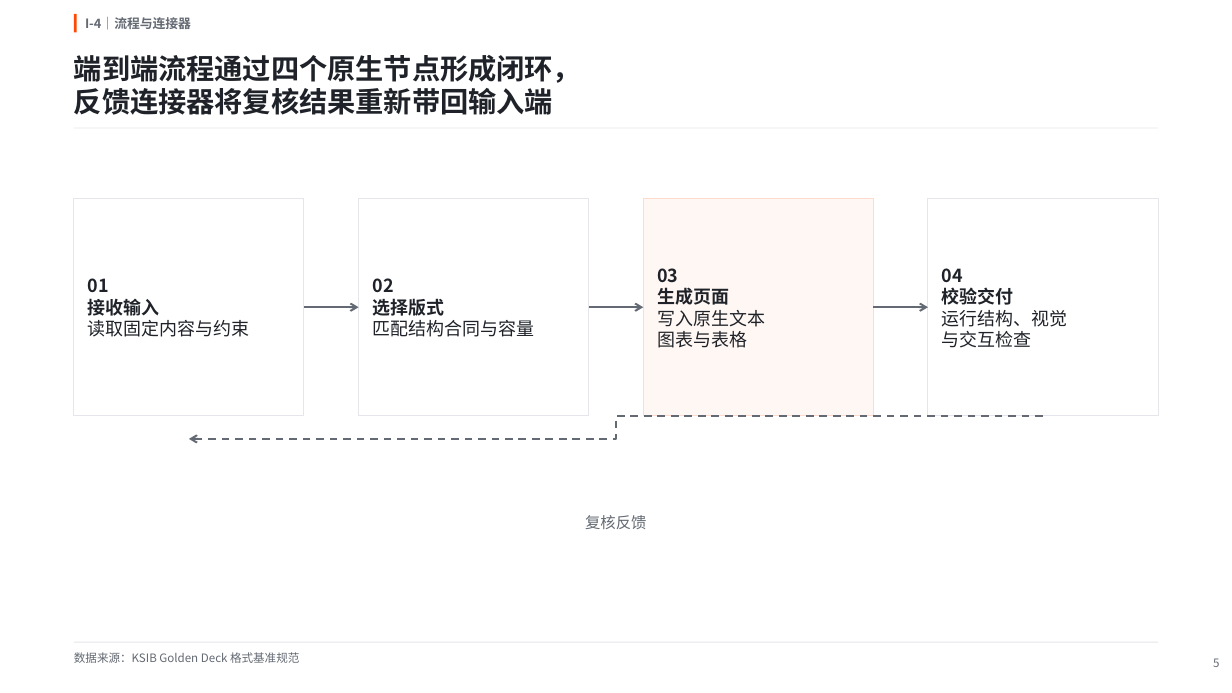
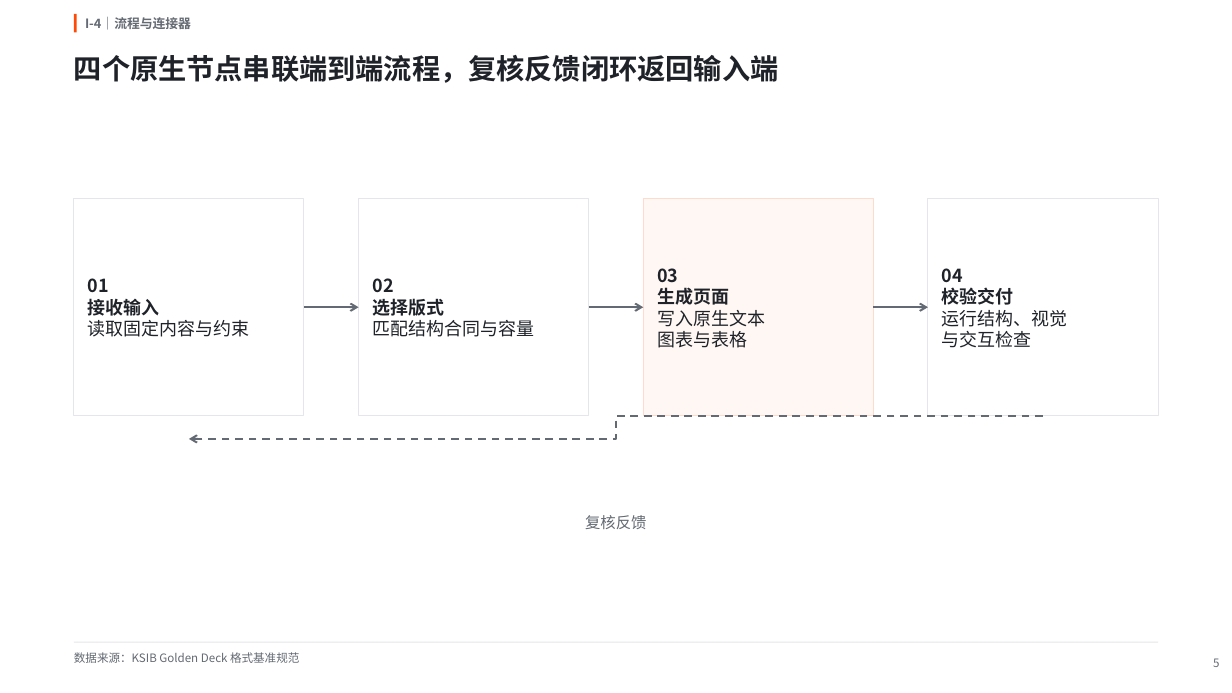
Before and after one commit to lin275768845/ksib-management-review-ppt-skill, a slide deck: slide 5 of skills/ksib-management-review-ppt/benchmarks/format-golden-deck/output/KSIB_MBB_FORMAT_GOLDEN_DECK_V1.roundtrip.pptx. Drawn at 1232x693 pixels with LibreOffice and Linux fonts; fonts in the diff are those of the drawing. Boxes give left, top, right and bottom in pixels: in the first picture for what was removed or moved away, otherwise in the second. Text is boxed around its words. In the diff, an @@ line names an element or a change of style, - is before the commit and + after.

```diff
--- a/skills/ksib-management-review-ppt/benchmarks/format-golden-deck/output/KSIB_MBB_FORMAT_GOLDEN_DECK_V1.roundtrip.pptx
+++ b/skills/ksib-management-review-ppt/benchmarks/format-golden-deck/output/KSIB_MBB_FORMAT_GOLDEN_DECK_V1.roundtrip.pptx
@@ text at bbox=[74, 55, 779, 83]: text changed @@
-端到端流程通过四个原生节点形成闭环，
-反馈连接器将复核结果重新带回输入端
+四个原生节点串联端到端流程，复核反馈闭环返回输入端
```
Also in this commit, not shown: 4 other slides changed, 58 other files.
